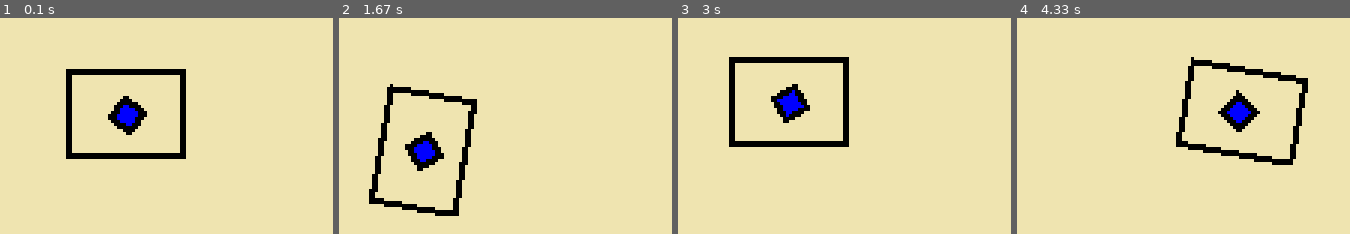
Above: before the commit, frames 1-4 (left to right).
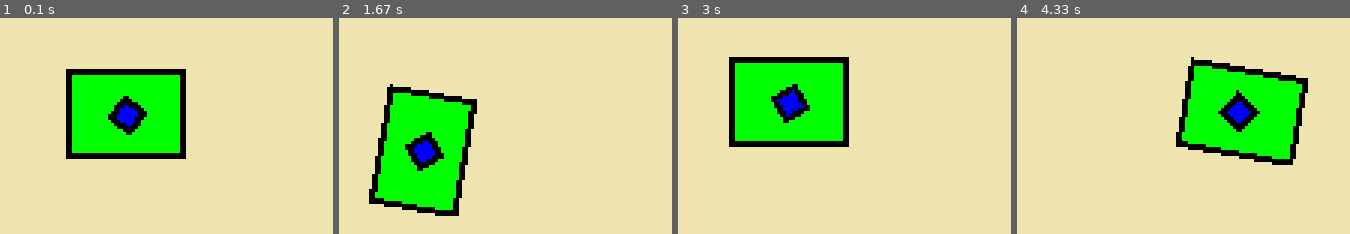
Above: after the commit, the same moments.

Repository: Keksfabrik-glitch/Panzerkiste
Game: pygame game, started from panzer.py
Same seed, same stepped clock (60 frames per second), same inputs: the game is played once before the commit and once after it.
Inputs (mouse positions are in pixels of both pictures, inside the frame that each line leads up to):
- Up to frame 1 (0.1 s): no input
- Up to frame 2 (1.67 s): hold D 0.33-0.8 s; move the mouse to (378, 195) at 0.37 s; hold W 0.83-1.13 s; move the mouse to (outside the picture) at 0.87 s; hold D 1.17-1.63 s; move the mouse to (475, 231) at 1.2 s
- Up to frame 3 (3 s): hold A 1.67-2.2 s; move the mouse to (outside the picture) at 1.7 s; hold S 2.23-2.53 s; move the mouse to (outside the picture) at 2.27 s; hold A 2.57-2.97 s; move the mouse to (outside the picture) at 2.6 s
- Up to frame 4 (4.33 s): hold W 3-3.37 s; move the mouse to (outside the picture) at 3.03 s; hold D 3.4-4.03 s; move the mouse to (outside the picture) at 3.43 s; hold S from 4.07 s (still down); move the mouse to (outside the picture) at 4.1 s

The runs differ from the first frame. In frame 1, 10% of the frame differs, in the area x 21-55%, y 26-63%; in frame 2, 10%; in frame 3, 10%; in frame 4, 10%, in the area x 49-86%, y 22-66%.

Commit message:
Update panzer.py

Diff:
--- a/panzer.py
+++ b/panzer.py
@@ -12,6 +12,7 @@
 SCHWARZ = (0, 0, 0)
 SAND = (239, 228, 176)
 BLAU = (0, 0, 255)
+GRÜN = (0,255,0)
 panzer_größe = 40
 
 class Player:
@@ -73,10 +74,14 @@
 #IGNORIEREN NUR DAMIT MAN ES VISUELL SIEHT
 
 player = Player((400, 300))
-# Definiere das blaue Quadrat (unten)
+# Definiere den Turm
 unten = pygame.Surface((panzer_größe / 4, panzer_größe / 4), pygame.SRCALPHA)
 unten.fill(BLAU)
 pygame.draw.rect(unten, SCHWARZ, (0, 0, panzer_größe / 4, panzer_größe / 4), 2)
+# Zeichne den Unteren (rotierend)
+panzer_surface = pygame.Surface((panzer_größe-(panzer_größe/4), panzer_größe), pygame.SRCALPHA)
+panzer_surface.fill(GRÜN)
+pygame.draw.rect(panzer_surface, SCHWARZ, (0, 0,panzer_größe-(panzer_größe/4), panzer_größe), 2)
 
 # Haupt-Game Loop
 running = True
@@ -111,14 +116,7 @@
 
     for pos in player.mienenPos:
         miene = pygame.draw.circle(screen, ROT, (pos.x,pos.y), 8)
-    panzer_breite = 20
-    panzer_länge = 40
-    panzer_surface = pygame.Surface((panzer_breite, panzer_länge), pygame.SRCALPHA)
-    panzer_surface.fill((0, 255, 0))
-     # Zeichne den Turm (rotierend)
-    panzer_surface = pygame.Surface((panzer_größe-(panzer_größe/4), panzer_größe), pygame.SRCALPHA)
-    pygame.draw.rect(panzer_surface, SCHWARZ, (0, 0,panzer_größe-(panzer_größe/4), panzer_größe), 2)
-
+    #Drehen
     gedreht = pygame.transform.rotate(panzer_surface, -player.richtung)
     gedreht_rect = gedreht.get_rect(center=player.position)
     # Zeichne den Unterteil
